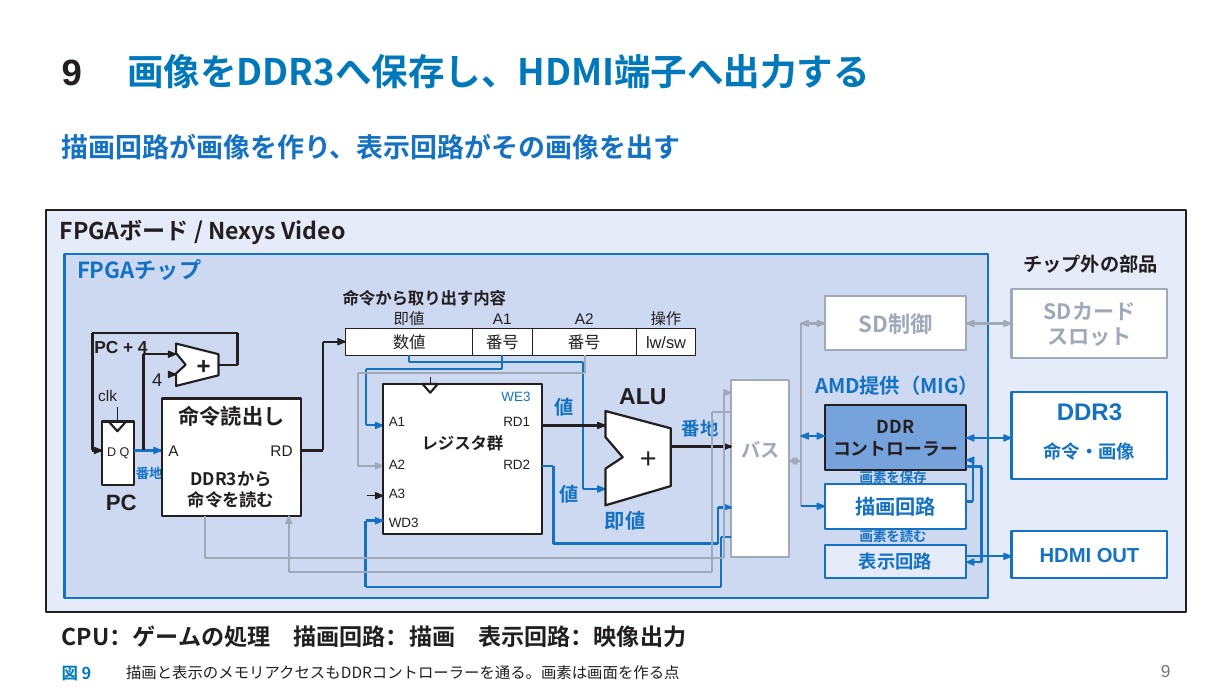
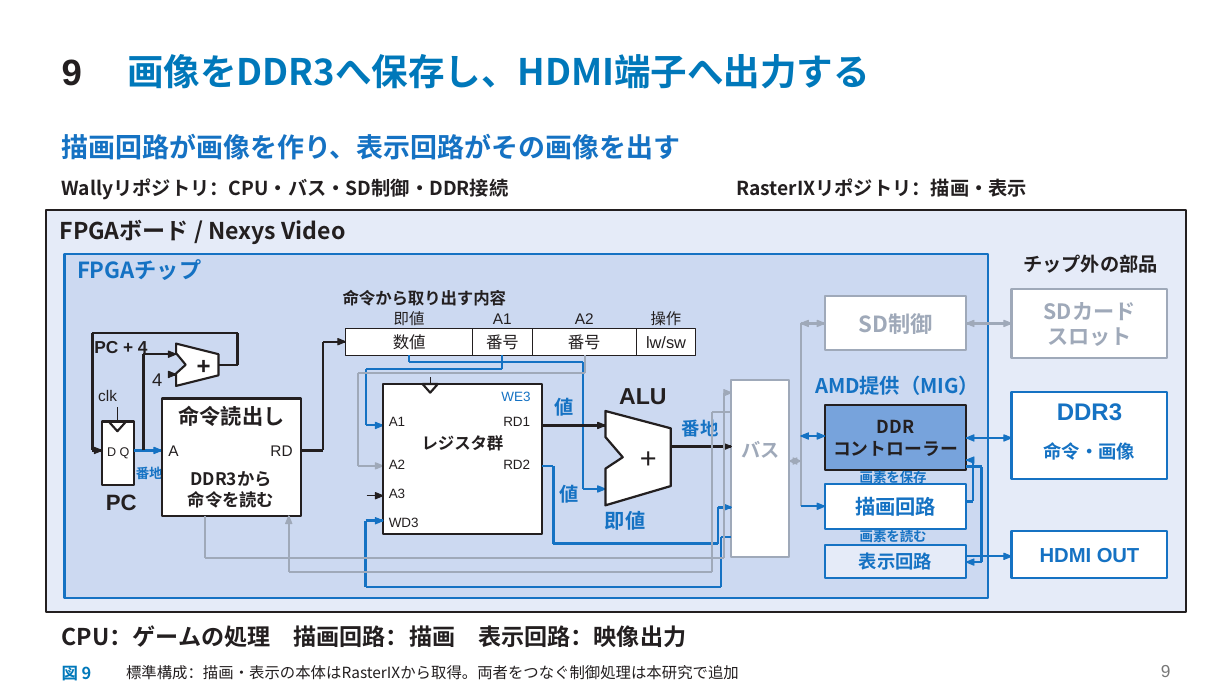
Before and after one commit to SoshiroFujimori/wally-game-console-research, a slide deck: slide 9 of docs/presentation/中間発表_主要事項.pptx. Drawn at 1232x693 pixels with LibreOffice and Linux fonts; fonts in the diff are those of the drawing. Boxes give left, top, right and bottom in pixels: in the first picture for what was removed or moved away, otherwise in the second. Text is boxed around its words. In the diff, an @@ line names an element or a change of style, - is before the commit and + after.

```diff
--- a/docs/presentation/中間発表_主要事項.pptx
+++ b/docs/presentation/中間発表_主要事項.pptx
@@ text added at bbox=[62, 178, 509, 200], 15 pt, text #231F20, bold @@
+Wallyリポジトリ：CPU・バス・SD制御・DDR接続
@@ text added at bbox=[736, 178, 1027, 197], 15 pt, text #231F20, bold @@
+RasterIXリポジトリ：描画・表示
@@ text at bbox=[126, 665, 739, 680]: text changed @@
-描画と表示のメモリアクセスもDDRコントローラーを通る。画素は画面を作る点
+標準構成：描画・表示の本体はRasterIXから取得。両者をつなぐ制御処理は本研究で追加
```
Also in this commit, not shown: 7 other slides changed, 14 other files.
